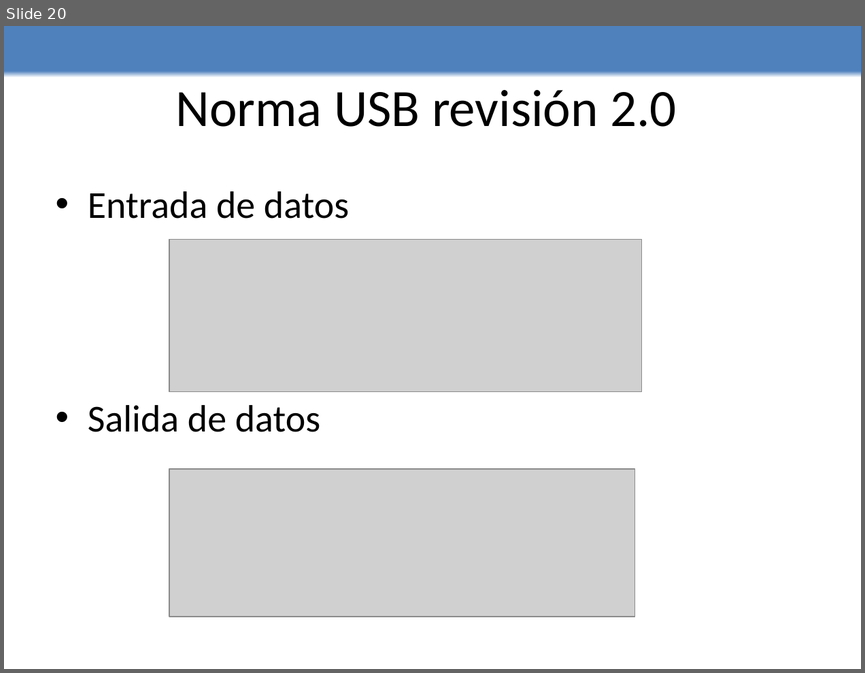
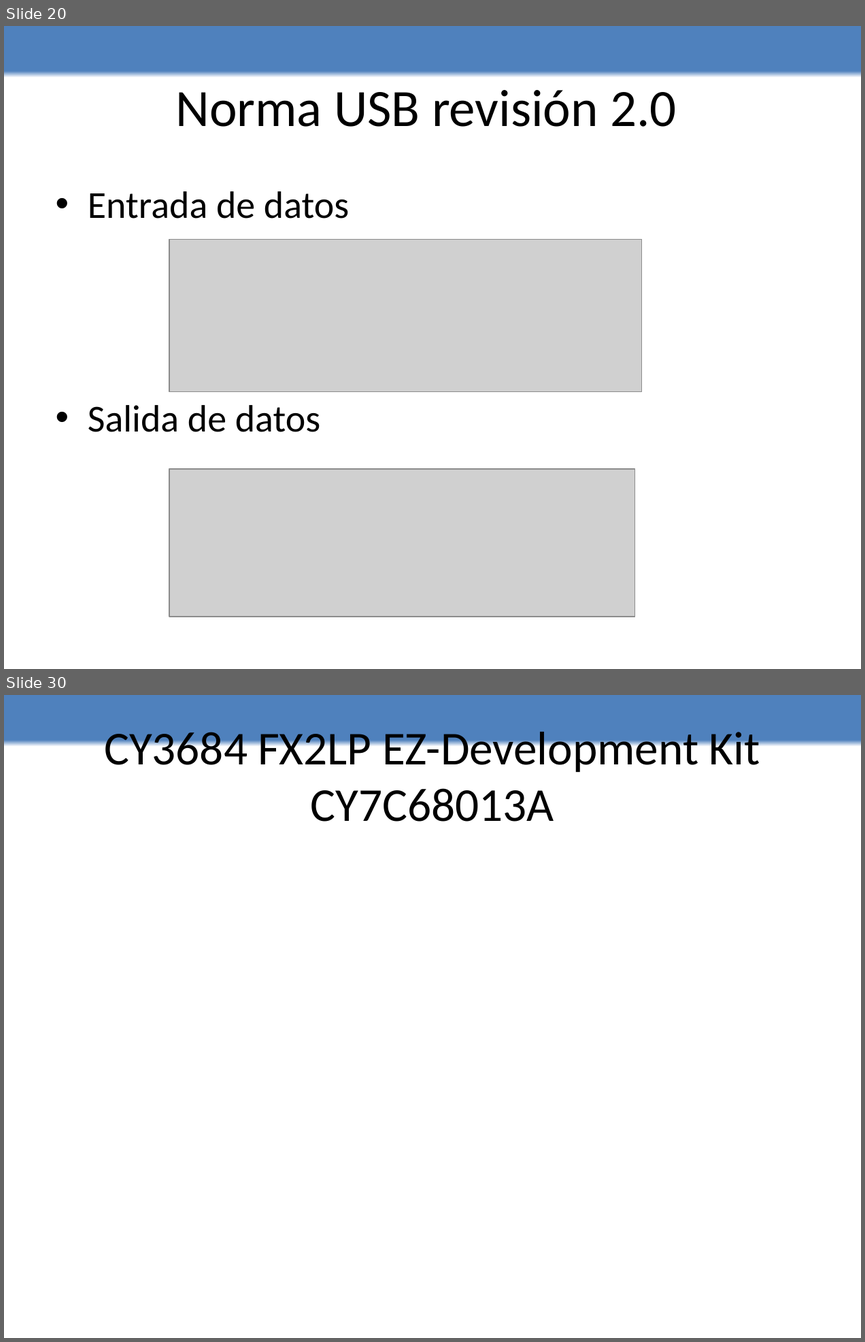
Before and after one commit to edwin0790/lechuzing, a slide deck: Presentacion/presentacion.pptx. Shown one above the other, each under a label of ours: slide 20 before the commit, slides 20 and 30 after it; the slides between them are not shown. The pictures are 865x673 and 865x1342 pixels, drawn with LibreOffice and Linux fonts; fonts in the diff are those of the drawing; grey boxes stand for pictures. Boxes give left, top, right and bottom in pixels: in the first picture for what was removed or moved away, otherwise in the second. Text is boxed around its words. In the diff, an @@ line names an element or a change of style, - is before the commit and + after.

```diff
--- a/Presentacion/presentacion.pptx
+++ b/Presentacion/presentacion.pptx
@@ slide 30 added at [4, 695, 861, 1338], background gradient #FFFFFF to #4F81BD @@
@@ title added at [104, 726, 760, 821], 39.6 pt, text #000000 @@
+CY3684 FX2LP EZ-Development Kit
+CY7C68013A
```
Also in this commit, not shown: 1 slide changed, 9 other slides added.
